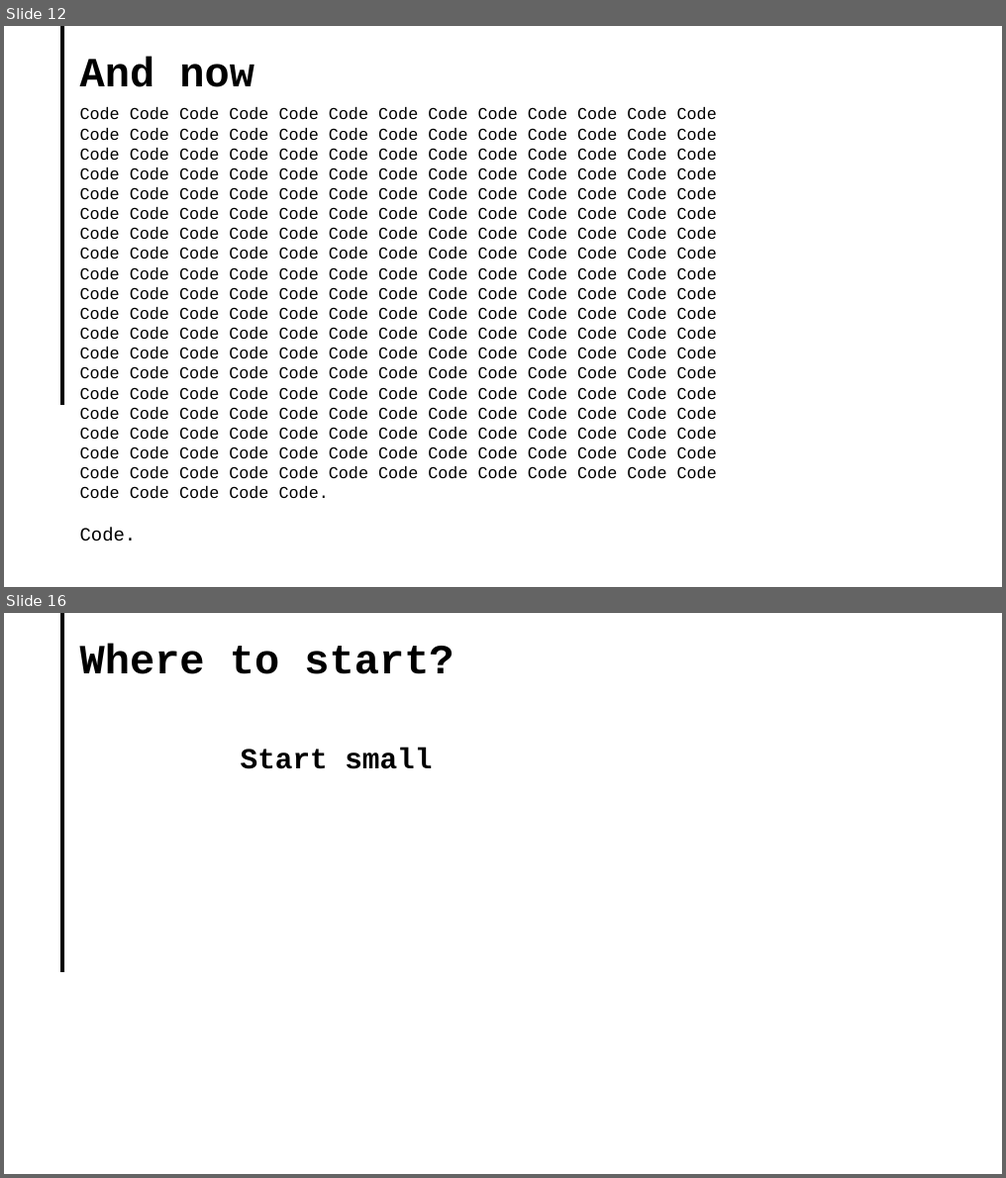
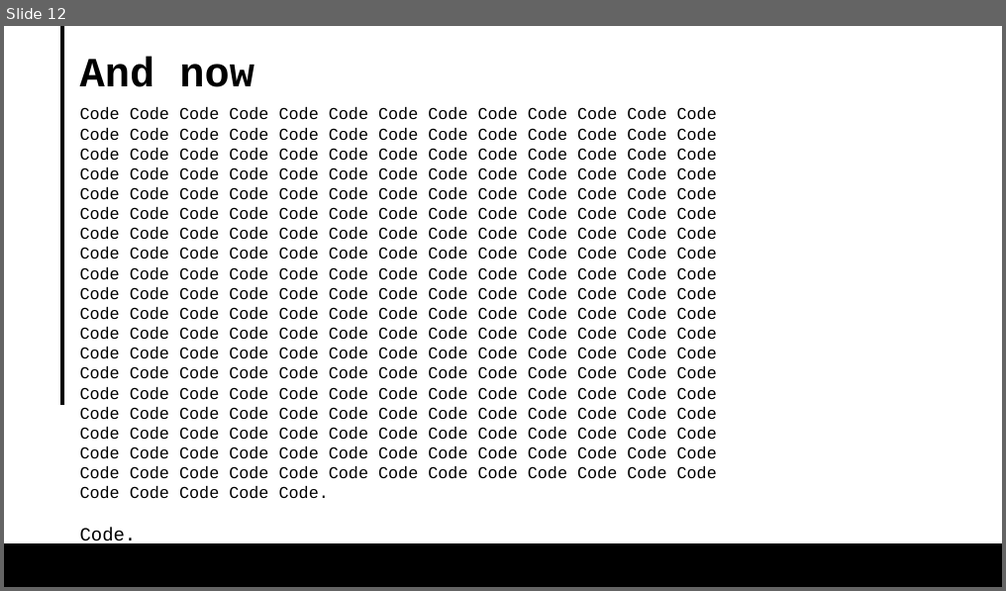
Before and after one commit to AsafShochet/tree-shaking-demo, a slide deck: tree shaking lecture 062024.pptx. Shown one above the other, each under a label of ours: slides 12 and 16 before the commit, slide 12 after it; the slides between them are not shown. The pictures are 1006x1178 and 1006x591 pixels, drawn with LibreOffice and Linux fonts; fonts in the diff are those of the drawing. Boxes give left, top, right and bottom in pixels: in the first picture for what was removed or moved away, otherwise in the second. Text is boxed around its words. In the diff, an @@ line names an element or a change of style, - is before the commit and + after.

```diff
--- a/tree shaking lecture 062024.pptx
+++ b/tree shaking lecture 062024.pptx
@@ slide 16 removed at (4,613,1002,1174), background #FFFFFF @@
@@ freeform shape removed at (58,613,62,972) @@
@@ title removed at (80,644,453,674) @@
-Where to start?
@@ text removed at (241,748,432,769) @@
-Start small
@@ slide 12 changed as well @@
@@ rectangle added at (4,544,1002,587), fill #000000, outline #000000 1.5 pt @@
```
Also in this commit, not shown: 17 other slides changed, 1 other file.
